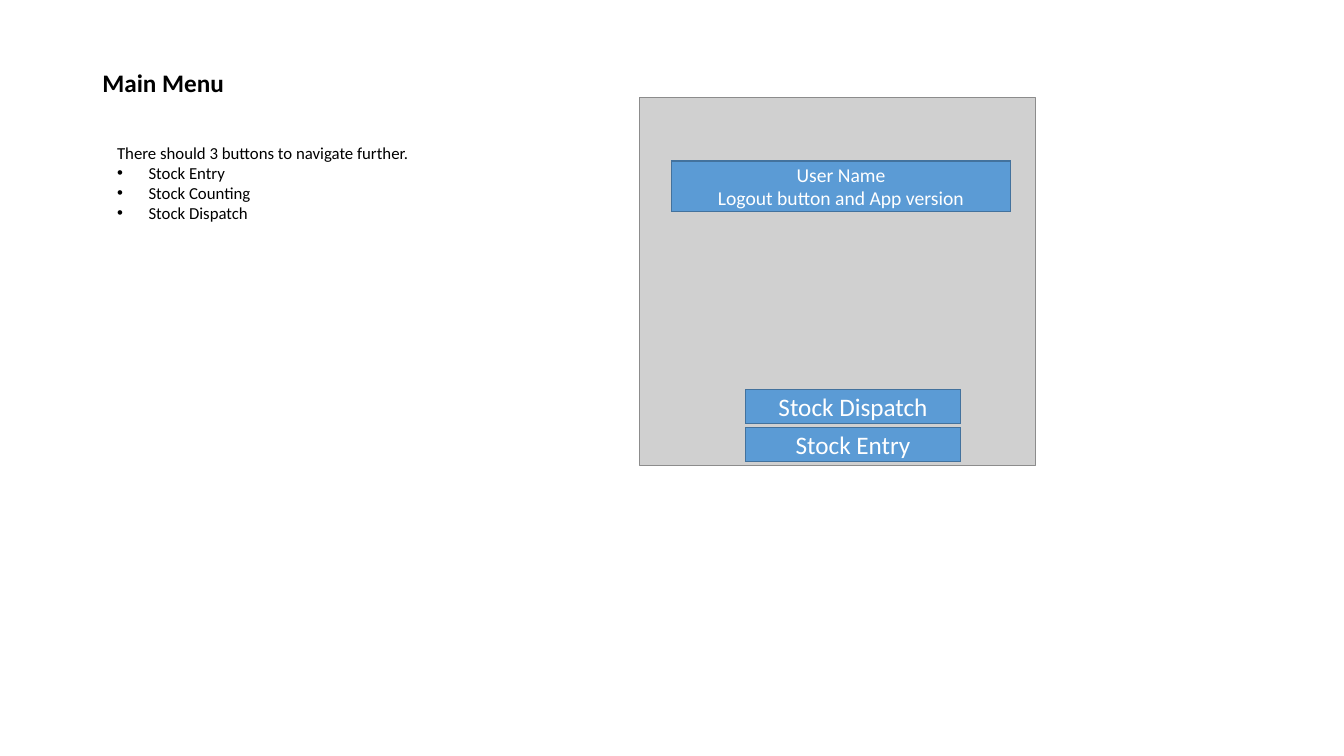
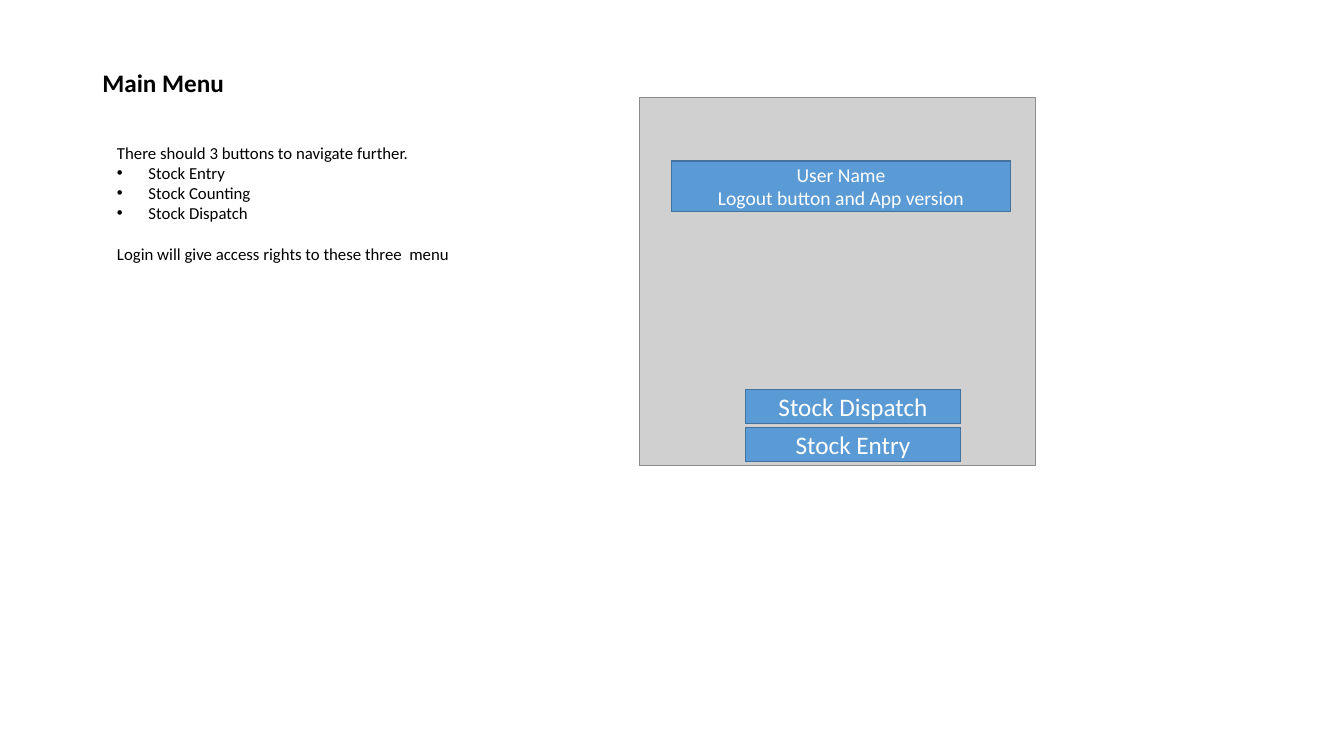
Before and after one commit to LNarendarReddy/InventoryControl, a slide deck: slide 2 of Requirements/NSRetail_Mobile_Requirements.pptx. Drawn at 1344x756 pixels with LibreOffice and Linux fonts; fonts in the diff are those of the drawing; grey boxes stand for pictures. Boxes give left, top, right and bottom in pixels: in the first picture for what was removed or moved away, otherwise in the second. Text is boxed around its words. In the diff, an @@ line names an element or a change of style, - is before the commit and + after.

```diff
--- a/Requirements/NSRetail_Mobile_Requirements.pptx
+++ b/Requirements/NSRetail_Mobile_Requirements.pptx
@@ text at box(117, 248, 448, 263): paragraph added @@
+Login will give access rights to these three menu
```
Also in this commit, not shown: 1 other slide changed.
